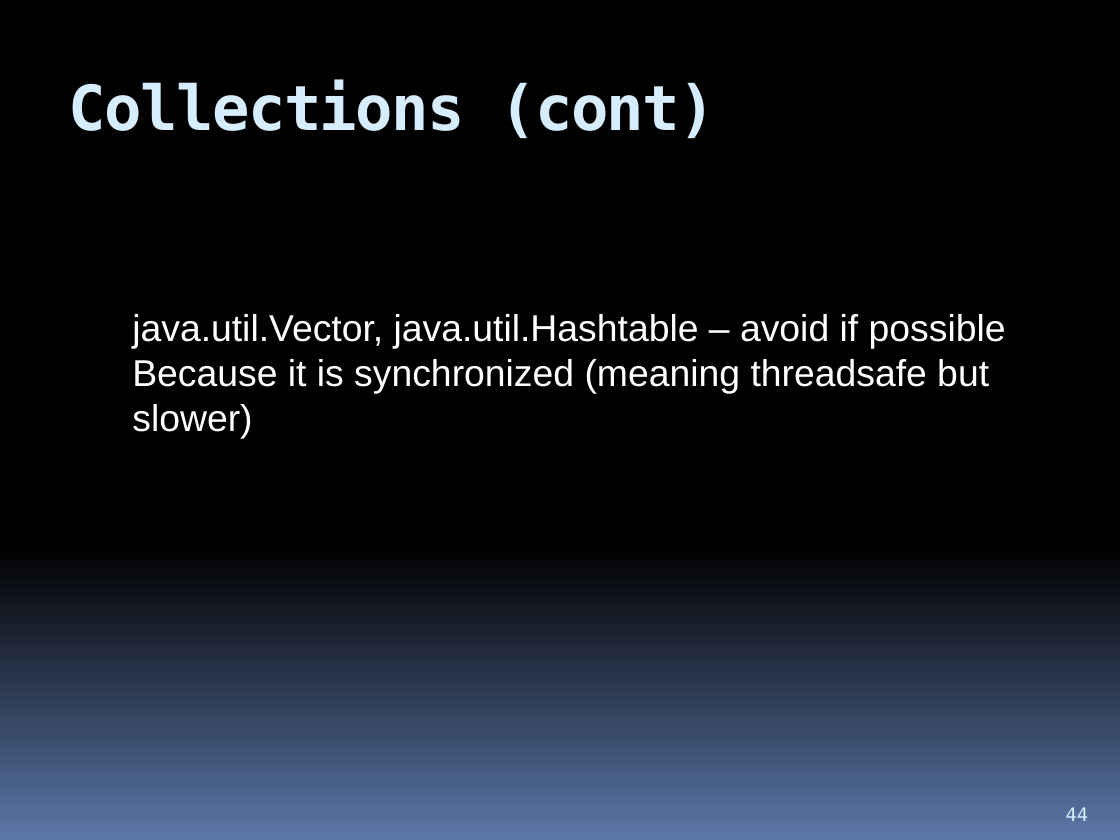
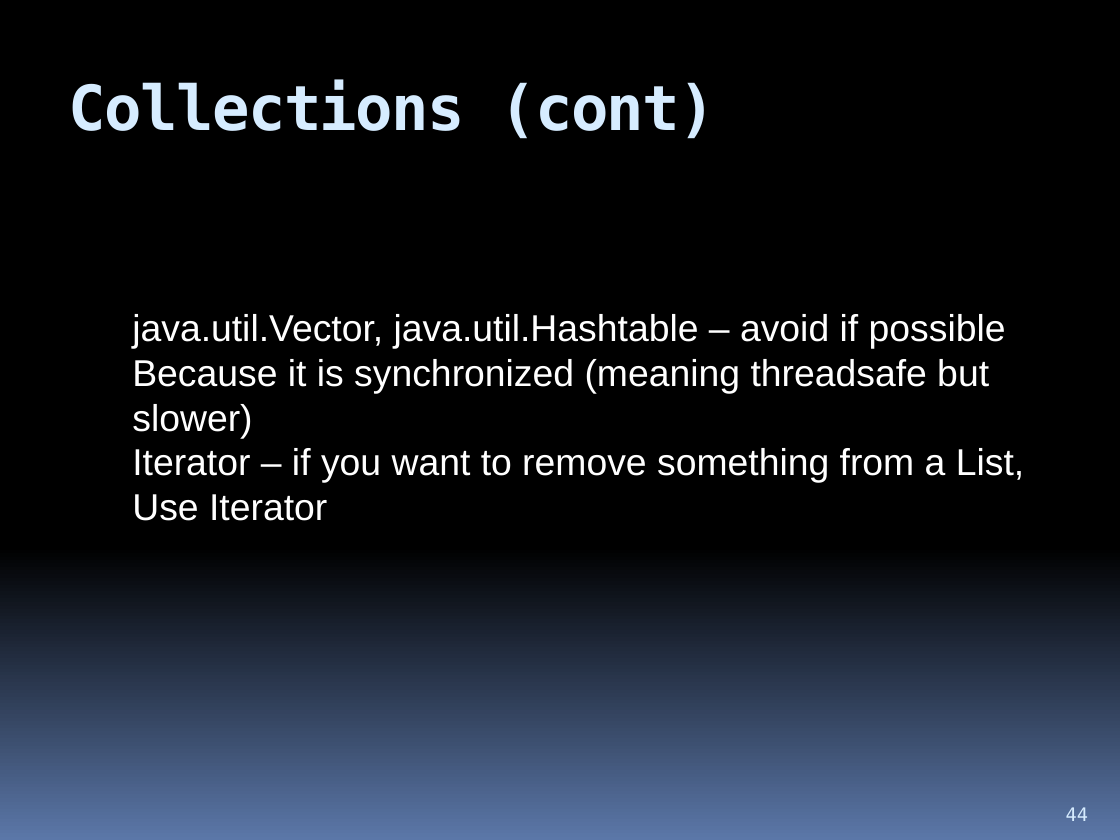
Before and after one commit to hchan/comp2613, a slide deck: slide 44 of coursePresentation.pptx. Drawn at 1120x840 pixels with LibreOffice and Linux fonts; fonts in the diff are those of the drawing. Boxes give left, top, right and bottom in pixels: in the first picture for what was removed or moved away, otherwise in the second. Text is boxed around its words. In the diff, an @@ line names an element or a change of style, - is before the commit and + after.

```diff
--- a/coursePresentation.pptx
+++ b/coursePresentation.pptx
@@ text at (132,448,1024,521): paragraphs added @@
+Iterator – if you want to remove something from a List,
+Use Iterator
```
Also in this commit, not shown: 1 other slide changed, 2 slides added, 6 other files.
